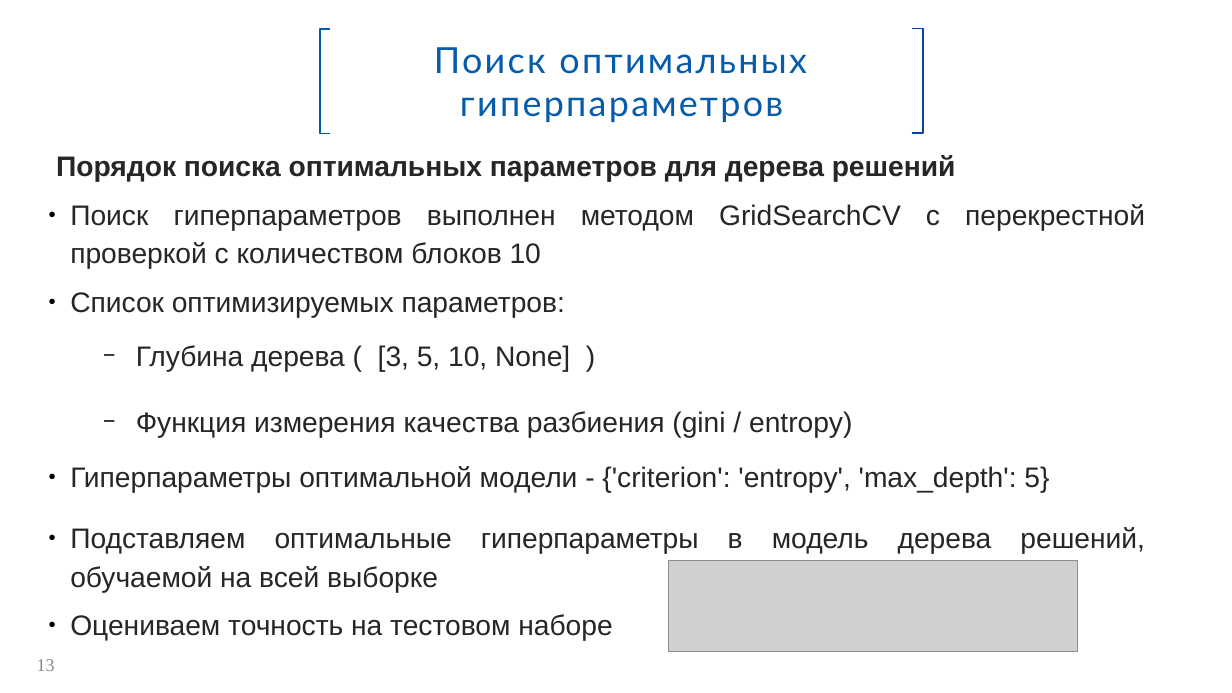
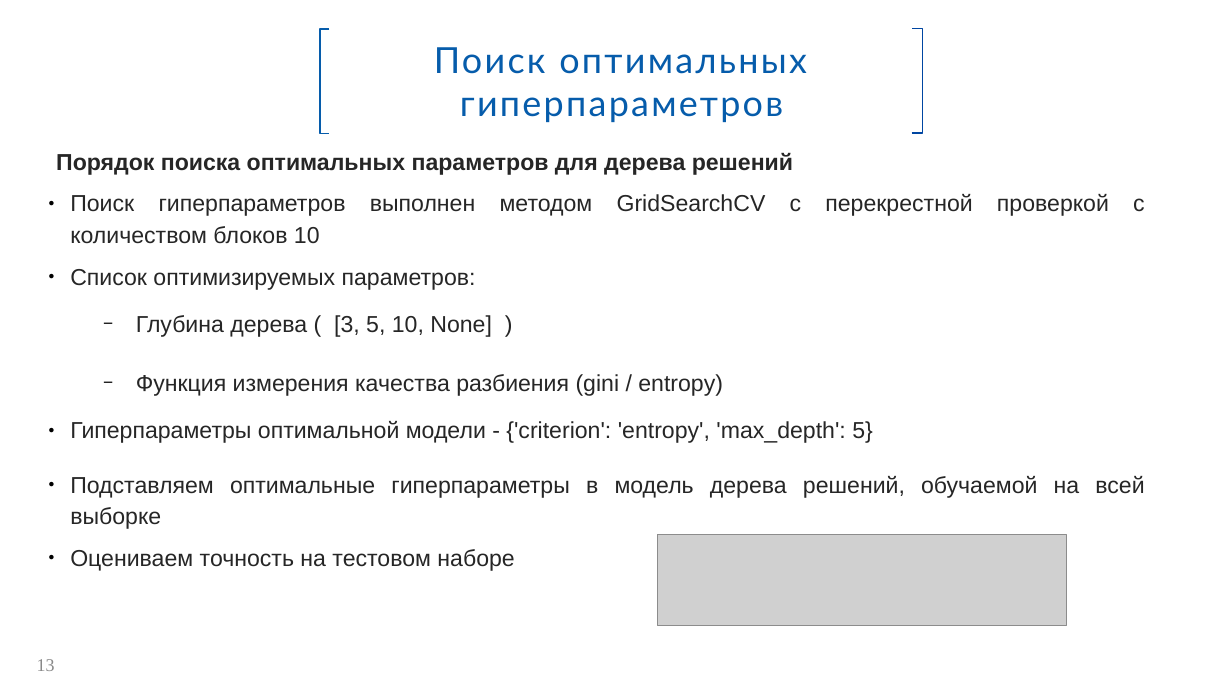
Before and after one commit to Spring-31/HC_default_risk, a slide deck: slide 13 of Прогнозирование_вероятности_дефолта.pptx. Drawn at 1232x693 pixels with LibreOffice and Linux fonts; fonts in the diff are those of the drawing; grey boxes stand for pictures; background and template pictures are left out. Boxes give left, top, right and bottom in pixels: in the first picture for what was removed or moved away, otherwise in the second. Text is boxed around its words. In the diff, an @@ line names an element or a change of style, - is before the commit and + after.

```diff
--- a/Прогнозирование_вероятности_дефолта.pptx
+++ b/Прогнозирование_вероятности_дефолта.pptx
@@ text "Порядок поиска оптимальных параметров для ..." at (56,152,1145,571): size 22 to 18 pt @@
@@ picture: place and size @@
-picture at (669,560,1079,652)
+picture at (658,535,1067,627)
```
Also in this commit, not shown: 11 other slides changed, 2 slides added, 2 slides removed, 4 other files.
